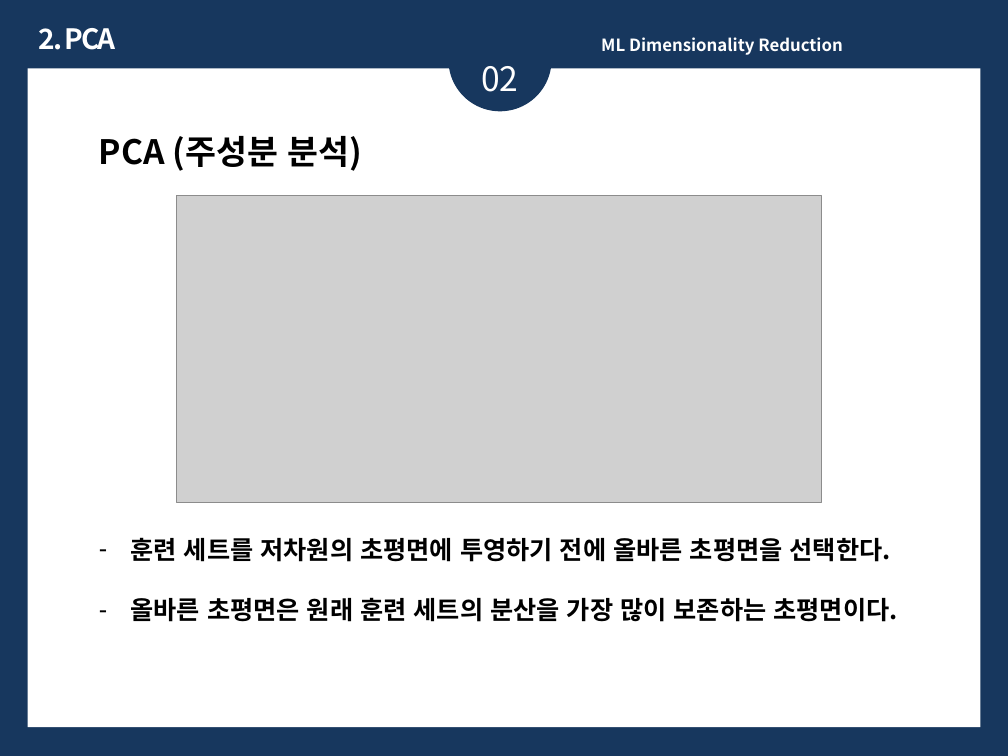
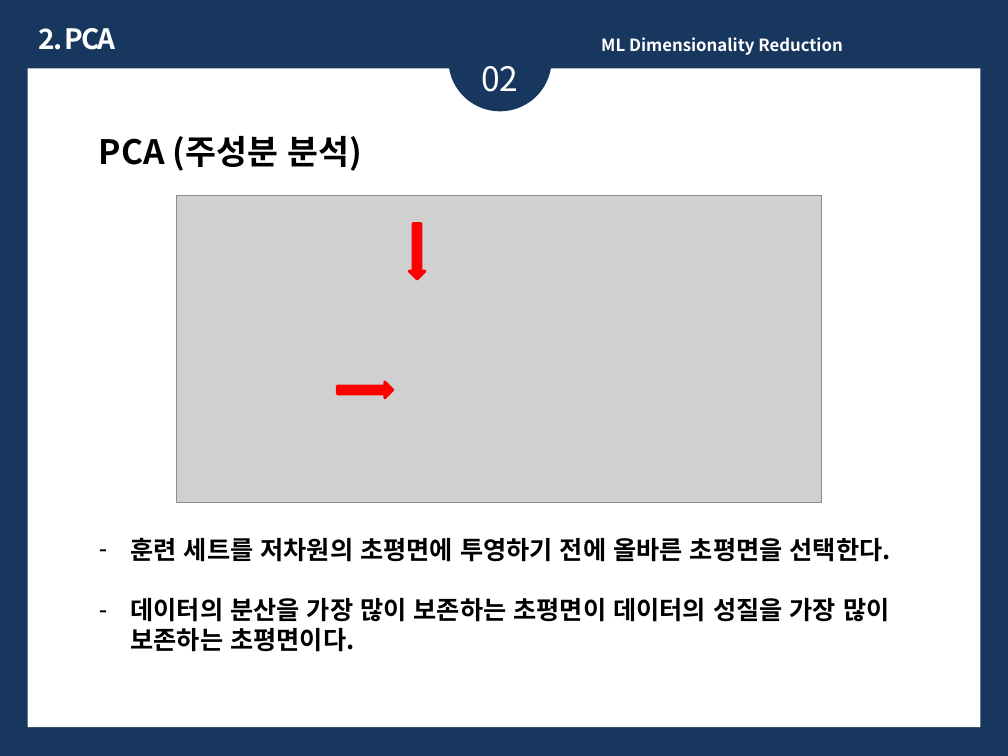
Before and after one commit to ykykyk112/machine_learning, a slide deck: slide 9 of ML_Algorithm_Review/Dimensionality_Reduction_Review.pptx. Drawn at 1008x756 pixels with LibreOffice and Linux fonts; fonts in the diff are those of the drawing; grey boxes stand for pictures. Boxes give left, top, right and bottom in pixels: in the first picture for what was removed or moved away, otherwise in the second. Text is boxed around its words. In the diff, an @@ line names an element or a change of style, - is before the commit and + after.

```diff
--- a/ML_Algorithm_Review/Dimensionality_Reduction_Review.pptx
+++ b/ML_Algorithm_Review/Dimensionality_Reduction_Review.pptx
@@ down arrow added at <box>409,224,425,279</box>, fill #FF0000, outline #FF0000 2 pt @@
@@ down arrow added at <box>337,382,393,398</box>, fill #FF0000, outline #FF0000 2 pt @@
@@ text at <box>130,598,889,652</box>: text changed @@
-– 올바른 초평면은 원래 훈련 세트의 분산을 가장 많이 보존하는 초평면이다.
+– 데이터의 분산을 가장 많이 보존하는 초평면이 데이터의 성질을 가장 많이 보존하는 초평면이다.
```
Also in this commit, not shown: 5 other slides changed.
